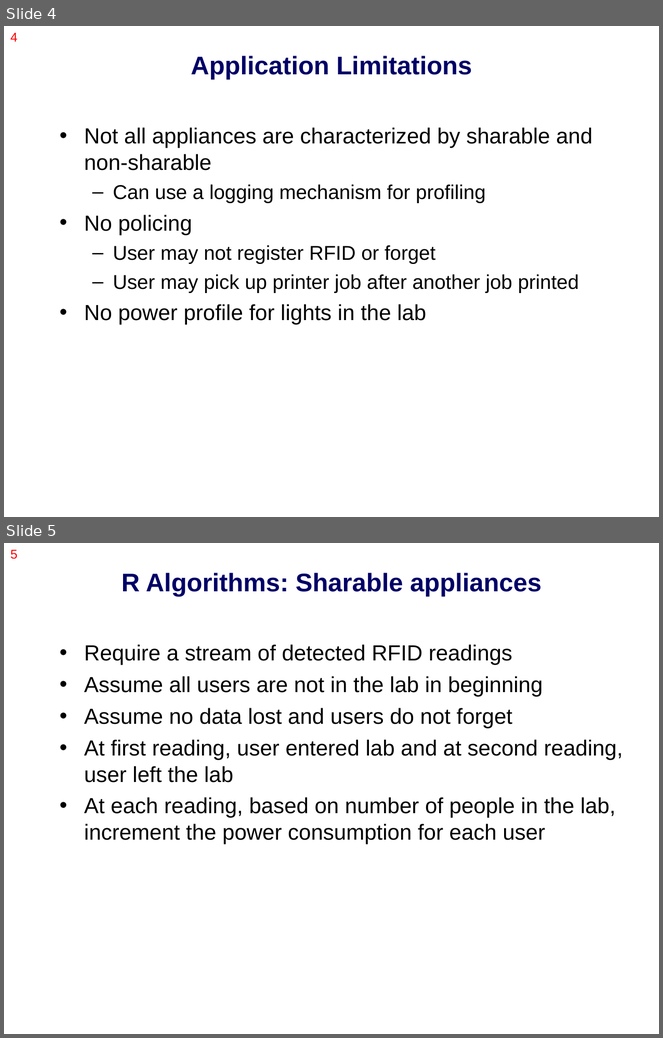
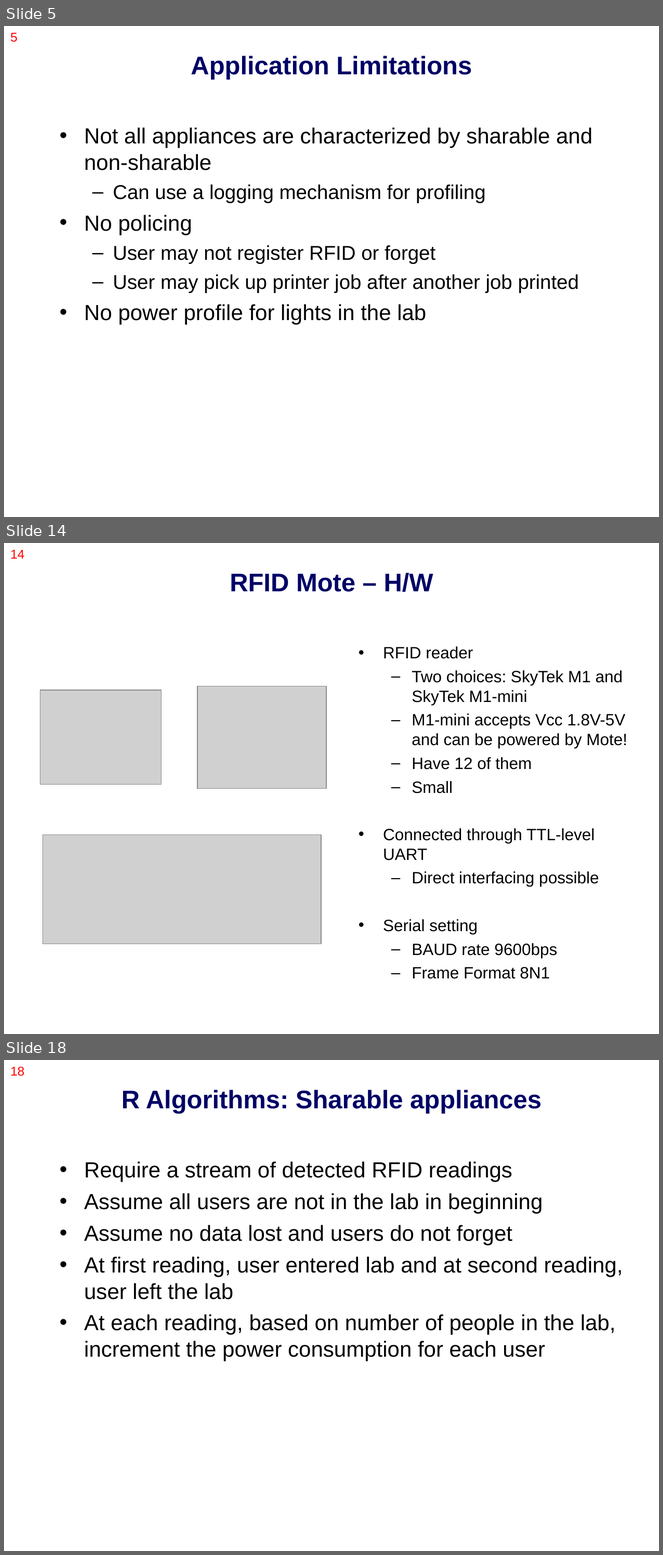
Before and after one commit to nesl/splt, a slide deck: docs/presentation/class_project.ppt. Shown one above the other, each under a label of ours: slides 4 and 5 before the commit, slides 5, 14 and 18 after it; the slides between them are not shown. The pictures are 663x1038 and 663x1555 pixels, drawn with LibreOffice and Linux fonts; fonts in the diff are those of the drawing; grey boxes stand for pictures. Boxes give left, top, right and bottom in pixels: in the first picture for what was removed or moved away, otherwise in the second. Text is boxed around its words. In the diff, an @@ line names an element or a change of style, - is before the commit and + after.

```diff
--- a/docs/presentation/class_project.ppt
+++ b/docs/presentation/class_project.ppt
@@ slide 14 added at [4,543,659,1034], background #FFFFFF @@
@@ page number added at [10,550,24,559], 14 pt, text #FF0000 @@
+14
@@ title added at [230,573,434,592], 28 pt, text #000066, bold @@
+RFID Mote – H/W
@@ text added at [383,646,627,979], 18 pt, text #000000 @@
+• RFID reader
+  – Two choices: SkyTek M1 and SkyTek M1-mini
+  – M1-mini accepts Vcc 1.8V-5V and can be powered by Mote!
+  – Have 12 of them
+  – Small
+• Connected through TTL-level UART
+  – Direct interfacing possible
+• Serial setting
+  – BAUD rate 9600bps
+  – Frame Format 8N1
@@ picture added at [40,691,161,785] @@
@@ picture added at [197,687,326,788] @@
@@ picture added at [42,835,321,944] @@
@@ what was slide 4 is now slide 5 @@
@@ page number at [10,33,18,42]: text changed @@
-4
+5
@@ what was slide 5 is now slide 18 @@
@@ page number at [10,1067,24,1076]: text changed @@
-5
+18
```
Also in this commit, not shown: 17 other slides added.
